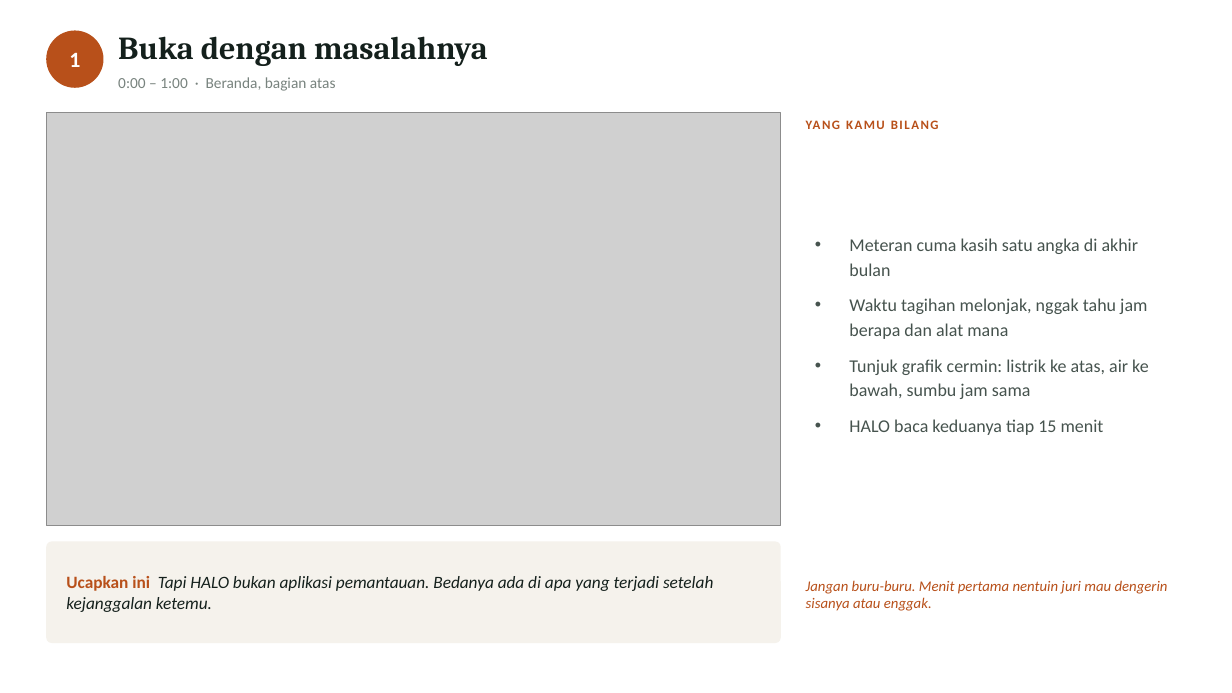
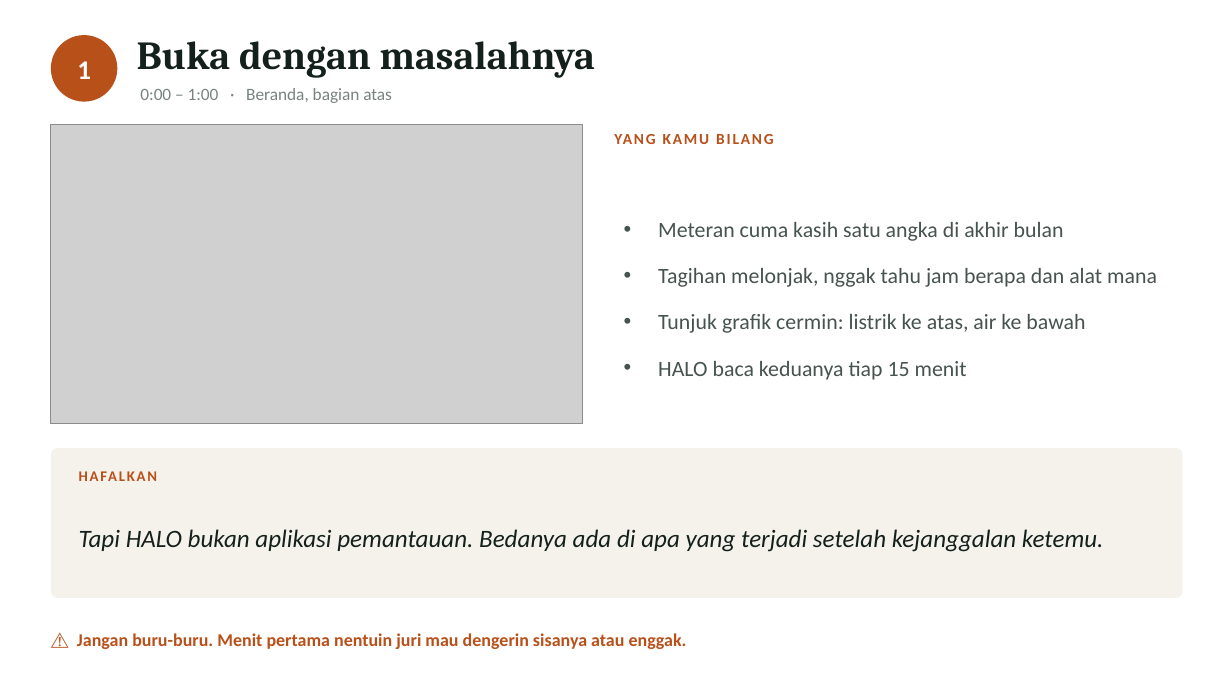
Before and after one commit to GianneAngely/halo-itcc2026, a slide deck: slide 3 of latihan-final/Latihan Presentasi HALO.pptx (slide 2 before the commit). Drawn at 1232x693 pixels with LibreOffice and Linux fonts; fonts in the diff are those of the drawing; grey boxes stand for pictures. Boxes give left, top, right and bottom in pixels: in the first picture for what was removed or moved away, otherwise in the second. Text is boxed around its words. In the diff, an @@ line names an element or a change of style, - is before the commit and + after.

Commit message:
Deck latihan dibesarkan tulisannya
Versi sebelumnya kekecilan untuk dibaca sambil latihan. Gambar
dikecilkan, teks dinaikkan, dan kotak kalimat hafalan dijadikan
bagian paling menonjol di tiap slide.

Ditambah satu halaman berisi enam kalimat yang harus keluar tanpa
mikir, dan tiap slide isyarat sekarang punya kalimat kuncinya
sendiri — sebelumnya ada dua yang kosong.

```diff
--- a/latihan-final/Latihan Presentasi HALO.pptx
+++ b/latihan-final/Latihan Presentasi HALO.pptx
@@ text "1" at [77,61,91,79]: size 17 to 21 pt @@
@@ ellipse: place and size @@
-ellipse at [46,30,104,88]
+ellipse at [51,35,117,102]
@@ text "Buka dengan masalahnya": place and size @@
-text "Buka dengan masalahnya" at [118,36,488,66]
+text "Buka dengan masalahnya" at [137,41,595,78]
@@ text "Buka dengan masalahnya" at [137,41,595,78]: size 25 to 31 pt @@
@@ text "0:00 – 1:00 · Beranda, ...": place and size @@
-text "0:00 – 1:00 · Beranda, ..." at [118,77,336,91]
+text "0:00 – 1:00 · Beranda, ..." at [140,88,392,103]
@@ text "0:00 – 1:00 · Beranda, ..." at [140,88,392,103]: size 12 to 13.5 pt @@
@@ picture: place and size @@
-picture at [46,113,781,526]
+picture at [51,125,582,423]
@@ text "YANG KAMU BILANG": place and size @@
-text "YANG KAMU BILANG" at [806,113,1185,137]
+text "YANG KAMU BILANG" at [615,125,1183,152]
@@ text "YANG KAMU BILANG" at [615,125,1183,152]: size 10 to 12 pt, letter spacing 1.2 to 1.4 pt @@
@@ text "Meteran cuma kasih satu angka ...": place and size @@
-text "Meteran cuma kasih satu angka ..." at [849,238,1149,435]
+text "Meteran cuma kasih satu angka ..." at [658,222,1157,380]
@@ text at [658,222,1064,380]: size 14 to 17 pt in "Meteran cuma kasih satu angka di akhir ...", "HALO baca keduanya tiap 15 menit"; line spacing 19pt to 24pt; more space between paragraphs @@
@@ text at [658,268,1157,333]: text changed; size 14 to 17 pt @@
-• Waktu tagihan melonjak, nggak tahu jam berapa dan alat mana
-• Tunjuk grafik cermin: listrik ke atas, air ke bawah, sumbu jam sama
+• Tagihan melonjak, nggak tahu jam berapa dan alat mana
+• Tunjuk grafik cermin: listrik ke atas, air ke bawah
@@ rounded rectangle: place and size @@
-rounded rectangle at [46,542,781,643]
+rounded rectangle at [51,448,1183,598]
@@ rounded rectangle at [51,448,1183,598]: proportions changed @@
@@ text added at [79,462,263,490], 11.5 pt, text #B8501A, bold @@
+HAFALKAN
@@ text at [79,529,1104,552]: text changed; size 13.5 to 19.5 pt @@
-Ucapkan ini Tapi HALO bukan aplikasi pemantauan. Bedanya ada di apa yang terjadi setelah kejanggalan ketemu.
+Tapi HALO bukan aplikasi pemantauan. Bedanya ada di apa yang terjadi setelah kejanggalan ketemu.
@@ text at [77,633,687,649]: text changed; size 11.5 to 14 pt; bold on; italic off @@
-Jangan buru-buru. Menit pertama nentuin juri mau dengerin sisanya atau enggak.
+⚠ Jangan buru-buru. Menit pertama nentuin juri mau dengerin sisanya atau enggak.
```
Also in this commit, not shown: 12 other slides changed, 1 slide added.
